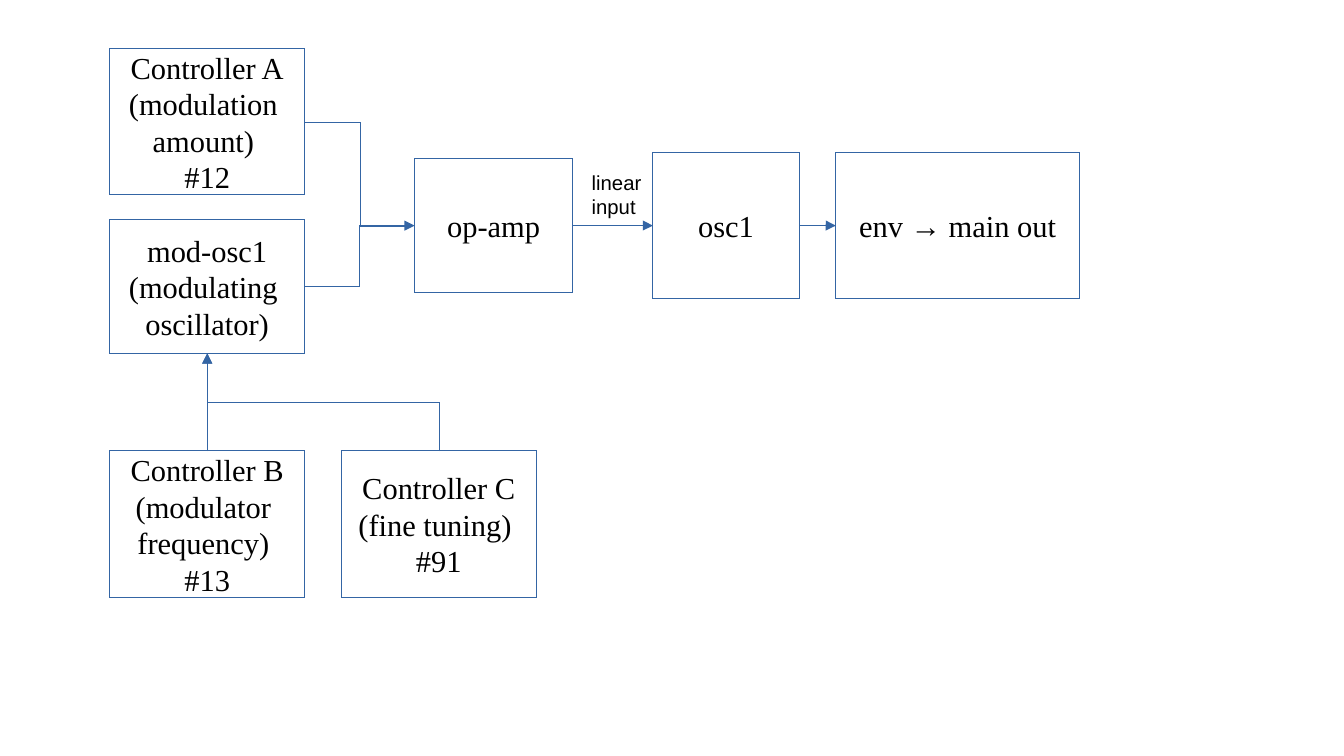
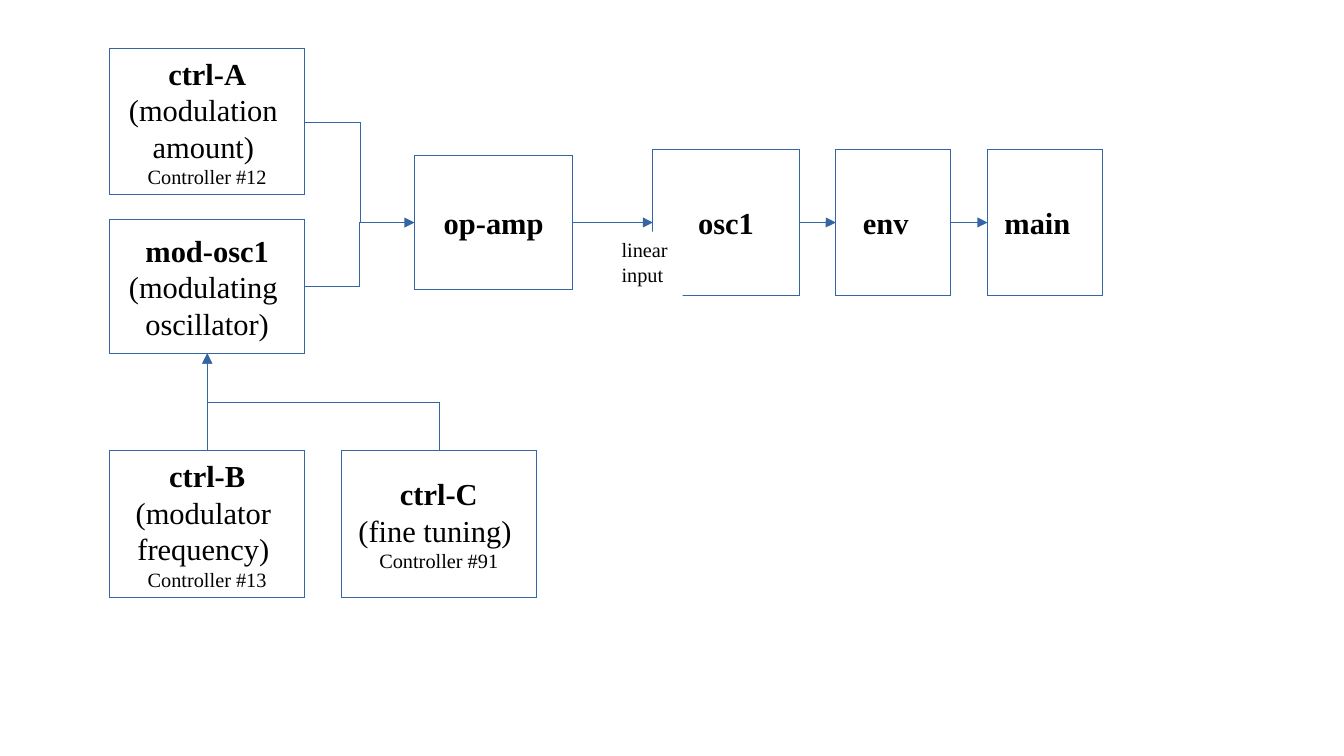
Before and after one commit to mlzarathustra/ondes, a slide deck: slide 1 of notes/fm-introspect.odp. Drawn at 1344x756 pixels with LibreOffice and Linux fonts; fonts in the diff are those of the drawing. Boxes give left, top, right and bottom in pixels: in the first picture for what was removed or moved away, otherwise in the second. Text is boxed around its words. In the diff, an @@ line names an element or a change of style, - is before the commit and + after.

```diff
--- a/notes/fm-introspect.odp
+++ b/notes/fm-introspect.odp
@@ text in rectangle at (168, 64, 246, 86): text changed; bold on @@
-Controller A
+ctrl-A
@@ elbow arrow (305, 122) - (415, 223): route changed @@
@@ text in rectangle at (148, 170, 266, 185): text changed; size 18 to 12 pt @@
-#12
+Controller #12
@@ rectangle "op-amp" at (415, 156, 573, 290): bold on @@
@@ rectangle "osc1" at (654, 150, 800, 296): bold on @@
@@ rectangle "env": place and size @@
-rectangle "env" at (837, 152, 1081, 299)
+rectangle "env" at (837, 150, 951, 296)
@@ rectangle added at (988, 150, 1103, 296), outline #3465A4 0 pt, 18 pt, text #000000, bold @@
+main
@@ elbow line (305, 287) - (415, 223): route changed @@
@@ elbow arrow (573, 223) - (654, 223): route changed @@
@@ text "linear input": place and size @@
-text "linear input" at (592, 175, 642, 219)
+text "linear input" at (622, 243, 668, 286)
@@ text "linear input" at (622, 243, 668, 286): font Arial to Times New Roman @@
@@ elbow arrow (800, 223) - (837, 223): route changed @@
@@ text in rectangle at (863, 219, 909, 235): text changed; bold on @@
-env → main out
+env
@@ elbow arrow added from (951, 223) to (988, 223), #3465A4 0 pt @@
@@ text in rectangle at (145, 241, 268, 263): bold on in "mod-osc1" @@
@@ text in rectangle at (169, 466, 245, 488): text changed; bold on @@
-Controller B
+ctrl-B
@@ text in rectangle at (400, 484, 478, 506): text changed; bold on @@
-Controller C
+ctrl-C
@@ text in rectangle at (379, 554, 498, 569): text changed; size 18 to 12 pt @@
-#91
+Controller #91
@@ text in rectangle at (148, 573, 266, 588): text changed; size 18 to 12 pt @@
-#13
+Controller #13
```
Also in this commit, not shown: 6 other files.
